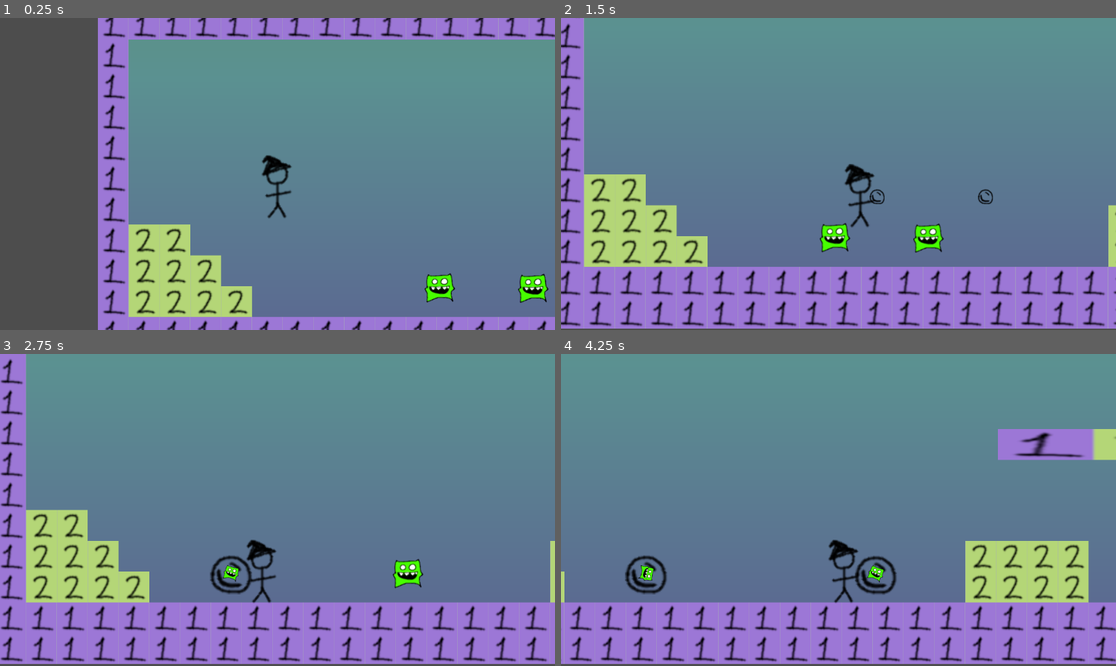
Above: before the commit, frames 1-4 (two rows, left to right).
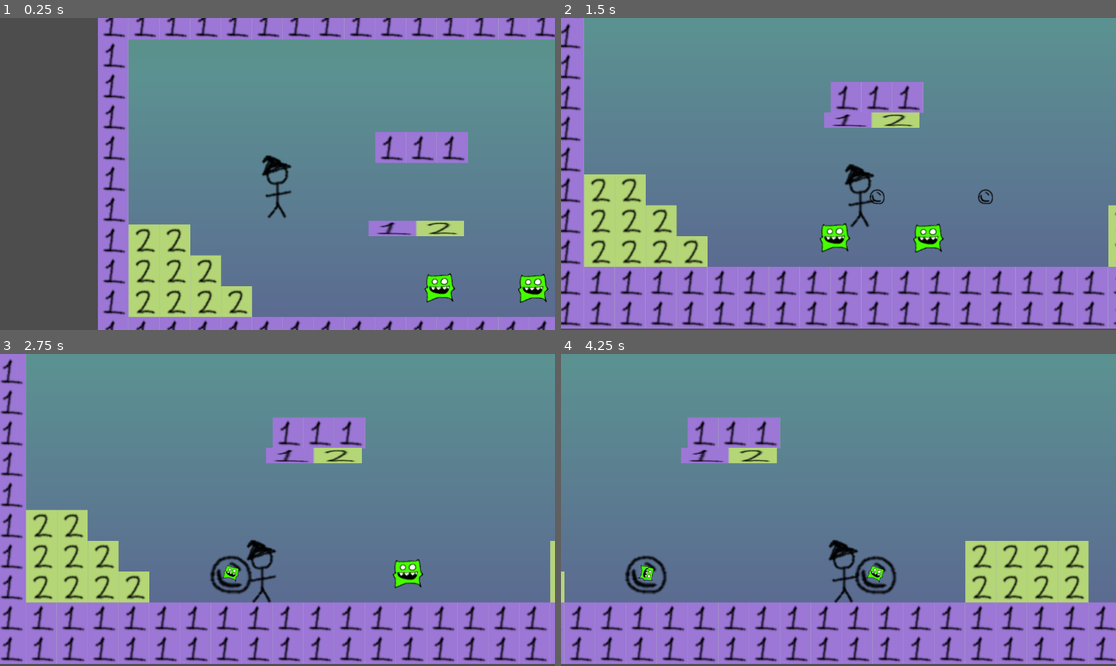
Above: after the commit, the same moments.

Repository: signal8/BubbleWizard
Game: Godot game, scene res://Scenes/garden.tscn
Same seed, same stepped clock (60 frames per second), same inputs: the game is played once before the commit and once after it.
Inputs:
- Up to frame 1 (0.25 s): no input
- Up to frame 2 (1.5 s): hold Right (right) from 0.53 s (still down); tap Z (bubble) at 0.6, 1.35 s; tap Up (jump) at 0.77 s
- Up to frame 3 (2.75 s): tap Up (jump) at 1.52 s; release Right (right) at 2.03 s; hold Left (left) from 2.03 s (still down); tap Z (bubble) at 2.1 s
- Up to frame 4 (4.25 s): release Left (left) at 2.78 s; hold Right (right) from 2.78 s (still down); tap Z (bubble) at 2.85, 3.6 s; tap Up (jump) at 3.02, 3.77 s

The runs differ from the first frame. In frame 1, 2.5% of the frame differs, in the area x 66-85%, y 36-70%; in frame 2, 2.5%; in frame 3, 2.5%; in frame 4, 4.6%, in the area x 21-100%, y 20-35%.

Commit message:
start moving platform

Diff:
--- a/Code/moving_platform.gd
+++ b/Code/moving_platform.gd
@@ -8,14 +8,22 @@
 }
 
 @export var currentDirection : direction
+var directionVector = 1
+const SPEED = 200
+var cachedVelocity = Vector2.ZERO
 
 func _physics_process(delta: float) -> void:
 	match currentDirection:
 		direction.UP_DOWN:
-			pass
+			velocity.y = SPEED * directionVector
 		direction.LEFT_RIGHT:
 			pass
 		direction.DIAGONAL1:
 			pass
 		direction.DIAGONAL2:
 			pass
+
+	if cachedVelocity.y == 0:
+		directionVector = -1
+
+	move_and_slide()
--- a/Scenes/garden.tscn
+++ b/Scenes/garden.tscn
@@ -29,7 +29,7 @@
 texture = ExtResource("3_u4atn")
 
 [node name="TileMapLayer" type="TileMapLayer" parent="."]
-tile_map_data = PackedByteArray("AAAAAAkAAQAAAAAAAAABAAkAAQA …(2640 unchanged characters)… BAAAAAAAgAAcAAQABAAAAAAAgAAgAAQABAAAAAAA=")
+tile_map_data = PackedByteArray("AAAAAAkAAQAAAAAAAAABAAkAAQA …(2640 unchanged characters)… BAAAAAAAgAAcAAQABAAAAAAAgAAgAAQABAAAAAAAJAAMAAQAAAAAAAAAIAAMAAQAAAAAAAAAKAAMAAQAAAAAAAAA=")
 tile_set = SubResource("TileSet_nh7os")
 
 [node name="Player" parent="." instance=ExtResource("1_68wpw")]
@@ -46,4 +46,5 @@
 redTexture = ExtResource("4_0megc")
 
 [node name="MovingPlatform" parent="." instance=ExtResource("7_8dfoo")]
-position = Vector2(1354, 248)
+position = Vector2(597, 435)
+scale = Vector2(0.5, 0.5)
Binary file added: Art/Bubble_wizard_animation_12525.png
Not shown, added: Art/Bubble_wizard_animation_12525.png.import
Binary file added: Art/Tile_sets_and_props_12525.png
Not shown, added: Art/Tile_sets_and_props_12525.png.import
Binary file added: Art/hazards_and_tile_set_12525.png
Not shown, added: Art/hazards_and_tile_set_12525.png.import
